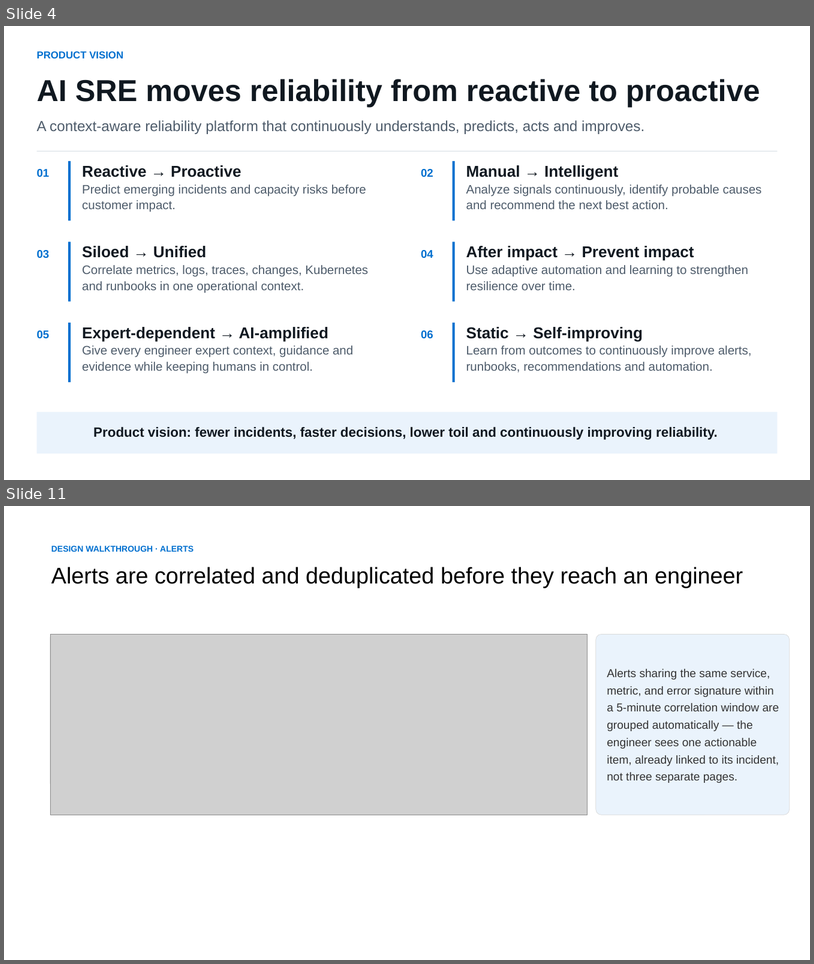
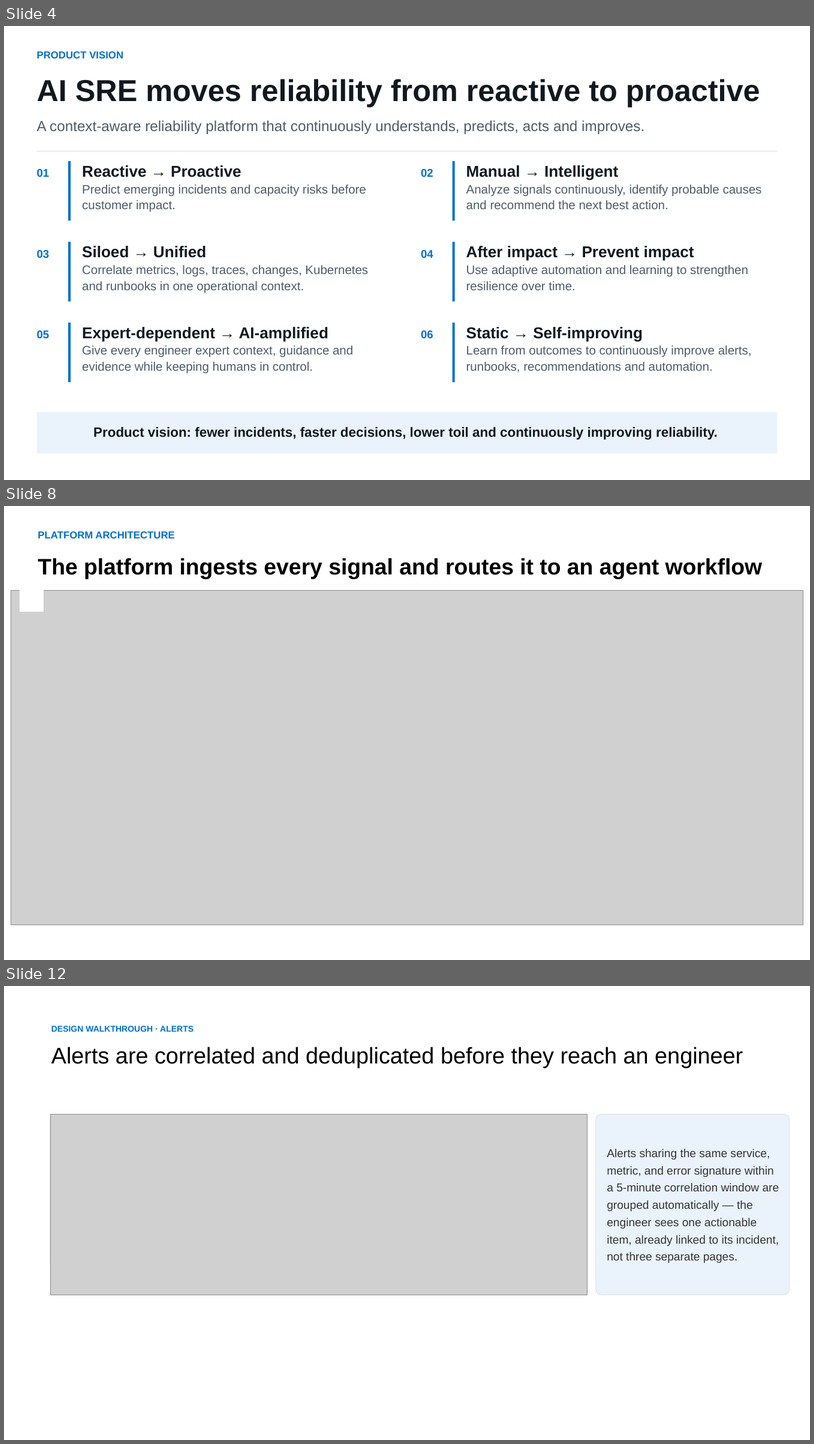
Before and after one commit to kathirvelarun/agentic-incident-response, a slide deck: agent-incident-backend/AIR_Product_Presentation.pptx. Shown one above the other, each under a label of ours: slides 4 and 11 before the commit, slides 4, 8 and 12 after it; the slides between them are not shown. The pictures are 814x964 and 814x1444 pixels, drawn with LibreOffice and Linux fonts; fonts in the diff are those of the drawing; grey boxes stand for pictures. Boxes give left, top, right and bottom in pixels: in the first picture for what was removed or moved away, otherwise in the second. Text is boxed around its words. In the diff, an @@ line names an element or a change of style, - is before the commit and + after.

```diff
--- a/agent-incident-backend/AIR_Product_Presentation.pptx
+++ b/agent-incident-backend/AIR_Product_Presentation.pptx
@@ slide 8 added at box(4, 506, 810, 960), background #FFFFFF @@
@@ text added at box(38, 531, 174, 538), 18 pt, text #006FCF, bold @@
+PLATFORM ARCHITECTURE
@@ text added at box(38, 558, 763, 579), 40 pt, text #000000, bold @@
+The platform ingests every signal and routes it to an agent workflow
@@ picture added at box(11, 590, 804, 924) @@
@@ rectangle added at box(20, 588, 43, 611), fill #FFFFFF, outline #FFFFFF 0.75 pt @@
@@ what was slide 11 is now slide 12 @@
```
Also in this commit, not shown: 6 slides changed, 4 other slides added, 2 slides removed, 1 other file.
